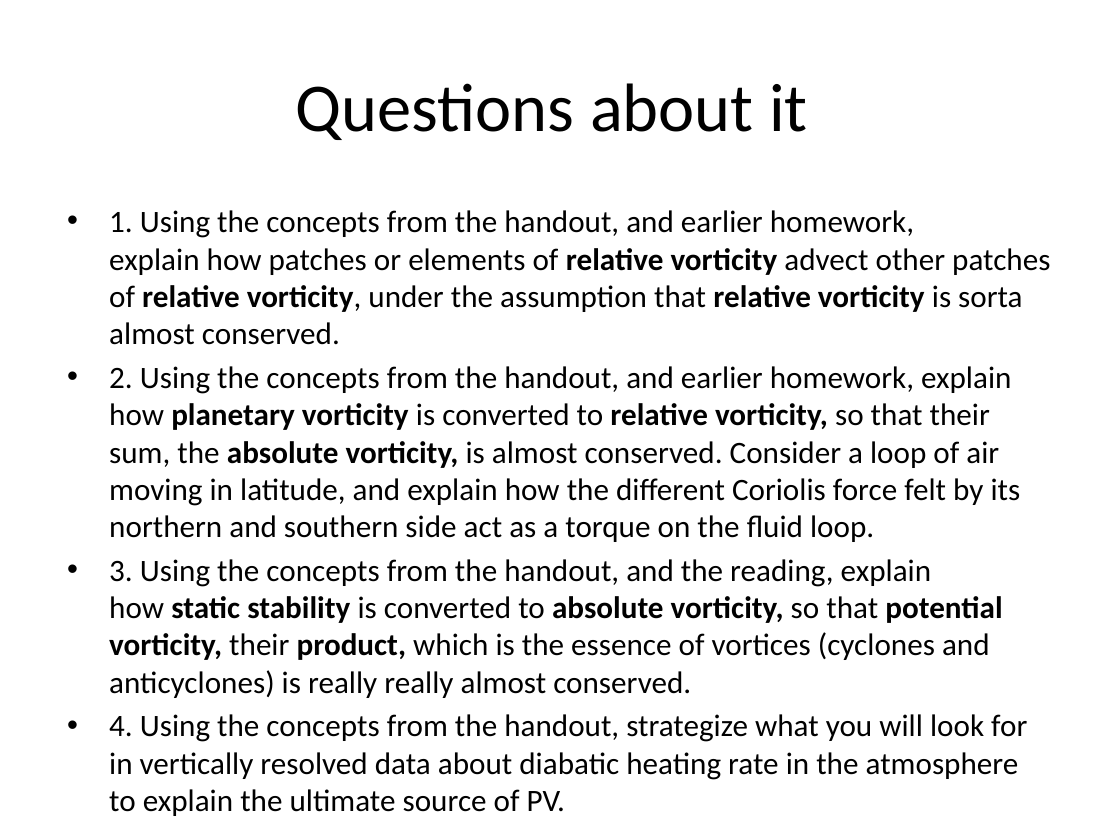
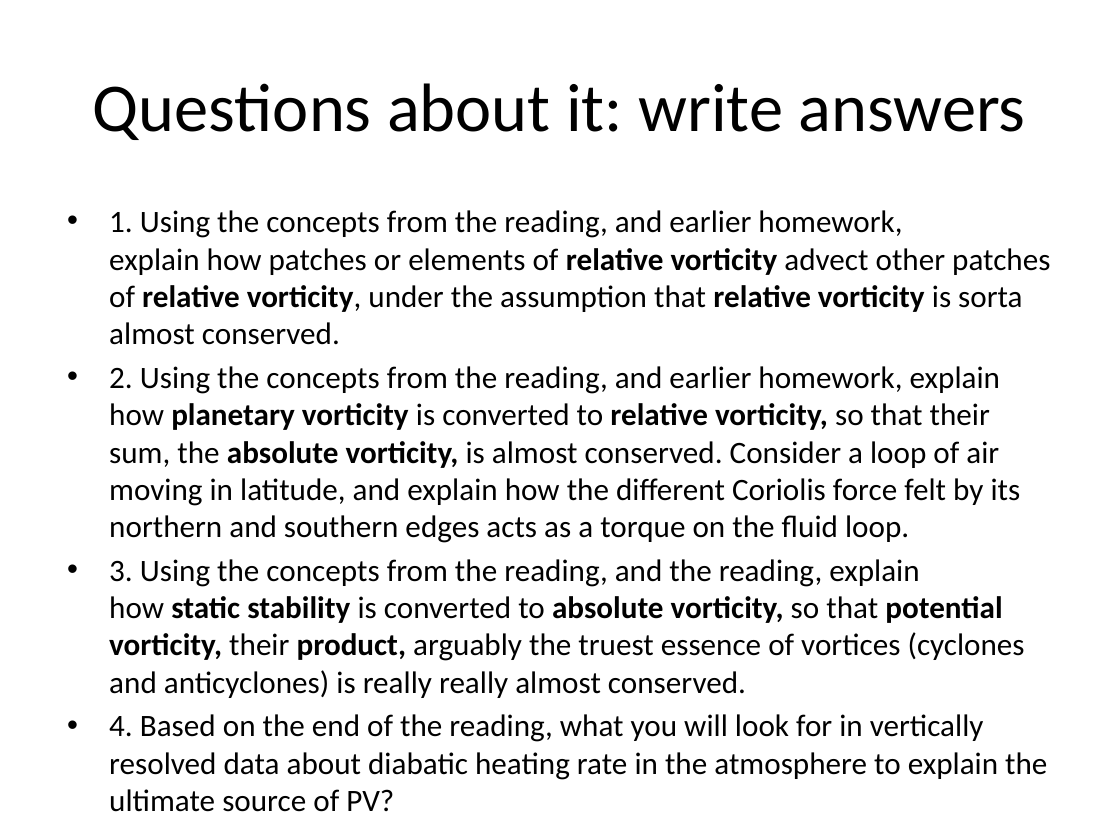
Before and after one commit to weiming9115/ATM651_IntroAtmDynamics, a slide deck: slide 3 of Unit2-WHch7/PV_budget_heatingrates_spinupconcept.pptx. Drawn at 1120x840 pixels with LibreOffice and Linux fonts; fonts in the diff are those of the drawing. Boxes give left, top, right and bottom in pixels: in the first picture for what was removed or moved away, otherwise in the second. Text is boxed around its words. In the diff, an @@ line names an element or a change of style, - is before the commit and + after.

```diff
--- a/Unit2-WHch7/PV_budget_heatingrates_spinupconcept.pptx
+++ b/Unit2-WHch7/PV_budget_heatingrates_spinupconcept.pptx
@@ title at bbox=[93, 83, 1026, 140]: text changed @@
-Questions about it
+Questions about it: write answers
@@ text at bbox=[109, 210, 1050, 742]: text changed @@
-• 1. Using the concepts from the handout, and earlier homework, explain how patches or elements of relative vorticity advect other patches of relative vorticity, under the assumption that relative vorticity is sorta almost conserved.
-• 2. Using the concepts from the handout, and earlier homework, explain how planetary vorticity is converted to relative vorticity, so that their sum, the absolute vorticity, is almost conserved. Consider a loop of air moving in latitude, and explain how the different Coriolis force felt by its northern and southern side act as a torque on the fluid loop.
-• 3. Using the concepts from the handout, and the reading, explain how static stability is converted to absolute vorticity, so that potential vorticity, their product, which is the essence of vortices (cyclones and anticyclones) is really really almost conserved.
-• 4. Using the concepts from the handout, strategize what you will look for in vertically resolved data about diabatic heating rate in the atmosphere to explain the ultimate source of PV.
+• 1. Using the concepts from the reading, and earlier homework, explain how patches or elements of relative vorticity advect other patches of relative vorticity, under the assumption that relative vorticity is sorta almost conserved.
+• 2. Using the concepts from the reading, and earlier homework, explain how planetary vorticity is converted to relative vorticity, so that their sum, the absolute vorticity, is almost conserved. Consider a loop of air moving in latitude, and explain how the different Coriolis force felt by its northern and southern edges acts as a torque on the fluid loop.
+• 3. Using the concepts from the reading, and the reading, explain how static stability is converted to absolute vorticity, so that potential vorticity, their product, arguably the truest essence of vortices (cyclones and anticyclones) is really really almost conserved.
+• 4. Based on the end of the reading, what you will look for in vertically resolved data about diabatic heating rate in the atmosphere to explain the ultimate source of PV?
```
Also in this commit, not shown: 9 other slides changed, 9 slides added, 4 slides removed.
